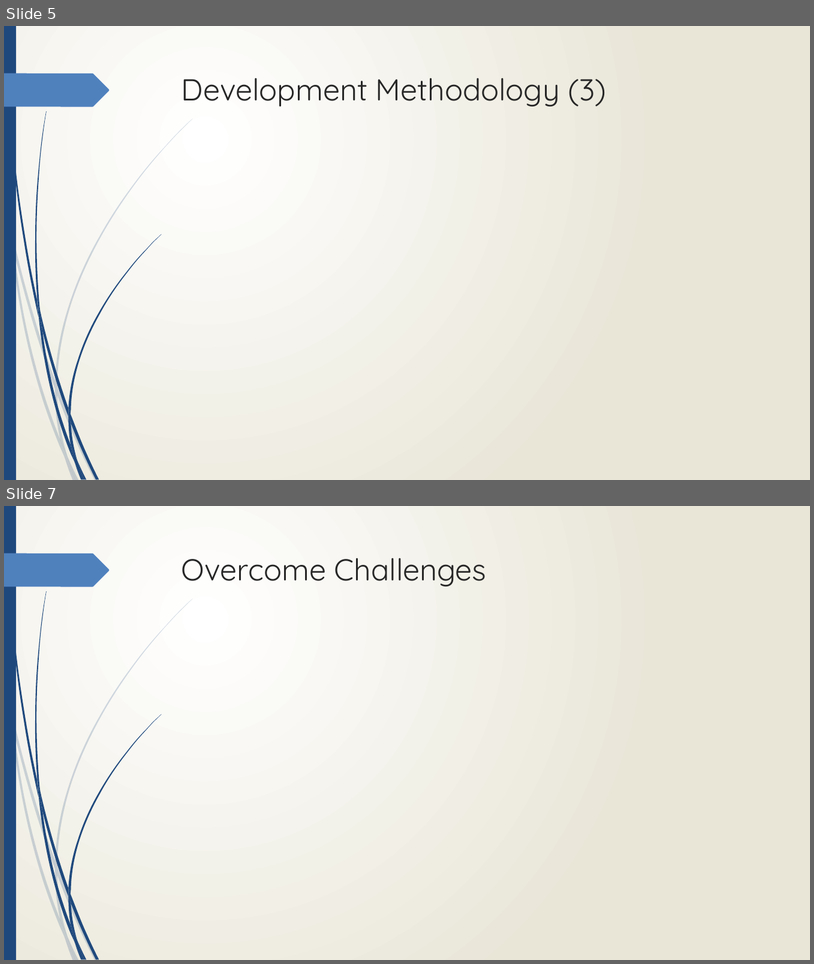
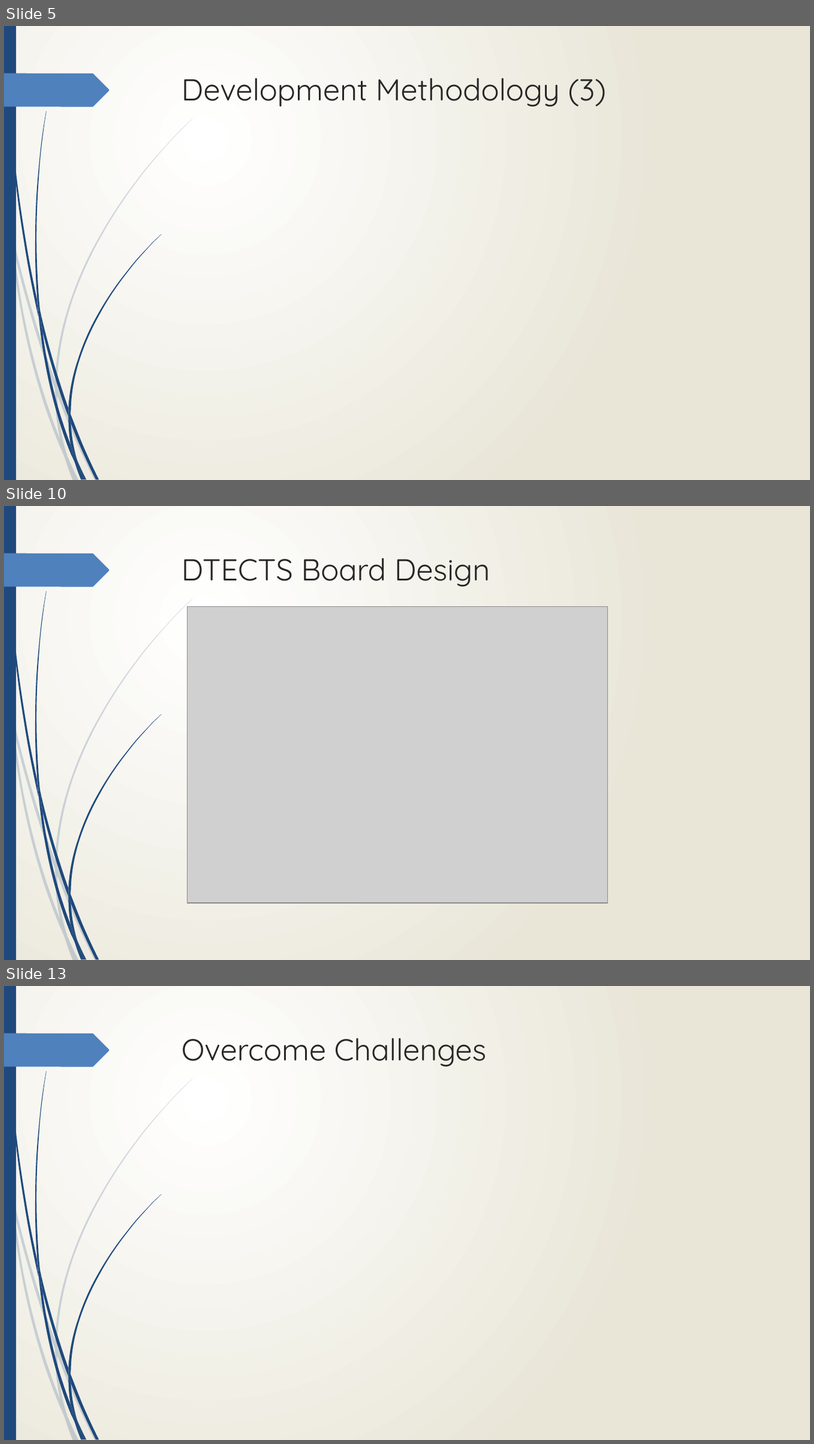
Before and after one commit to Jmr-Work/Pivotal_Presentation, a slide deck: Suppl/Pivotal Presentation - DTECTS.pptx. Shown one above the other, each under a label of ours: slides 5 and 7 before the commit, slides 5, 10 and 13 after it; the slides between them are not shown. The pictures are 814x964 and 814x1444 pixels, drawn with LibreOffice and Linux fonts; fonts in the diff are those of the drawing; grey boxes stand for pictures. Boxes give left, top, right and bottom in pixels: in the first picture for what was removed or moved away, otherwise in the second. Text is boxed around its words. In the diff, an @@ line names an element or a change of style, - is before the commit and + after.

```diff
--- a/Suppl/Pivotal Presentation - DTECTS.pptx
+++ b/Suppl/Pivotal Presentation - DTECTS.pptx
@@ slide 10 added at <box>4,506,810,960</box>, background gradient #FFFFFF to #EAE7D8; not listed: 24 template elements that a slide beside it also shows @@
@@ title added at <box>182,558,490,586</box>, 36 pt, text #262626 @@
+DTECTS Board Design
@@ picture added at <box>188,606,608,903</box> @@
@@ what was slide 7 is now slide 13 @@
```
Also in this commit, not shown: 2 slides changed, 5 other slides added, 31 other files.
